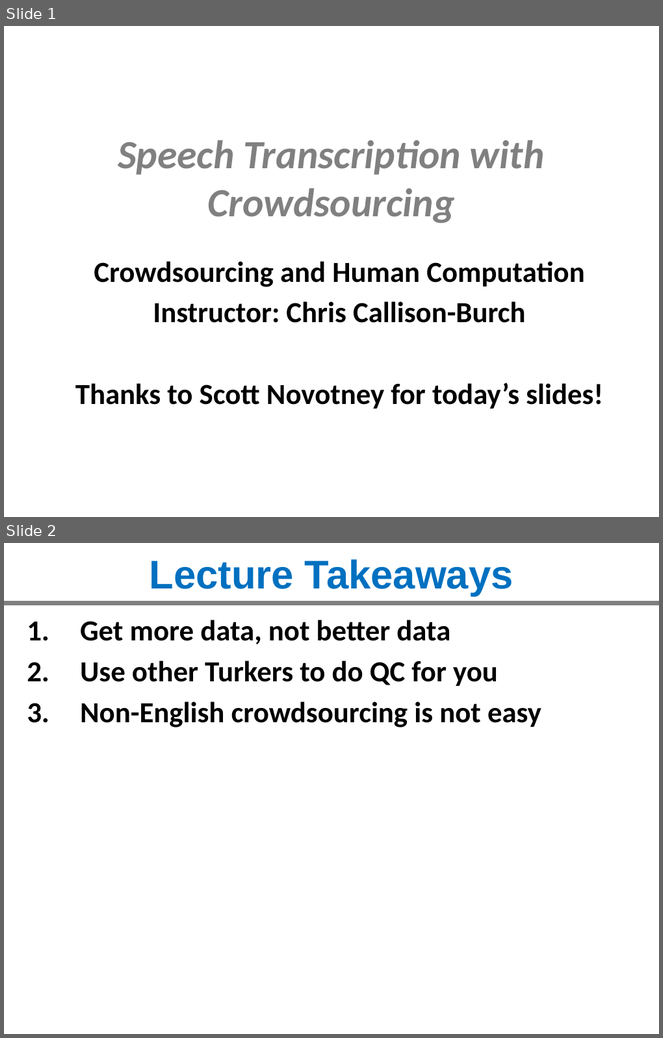
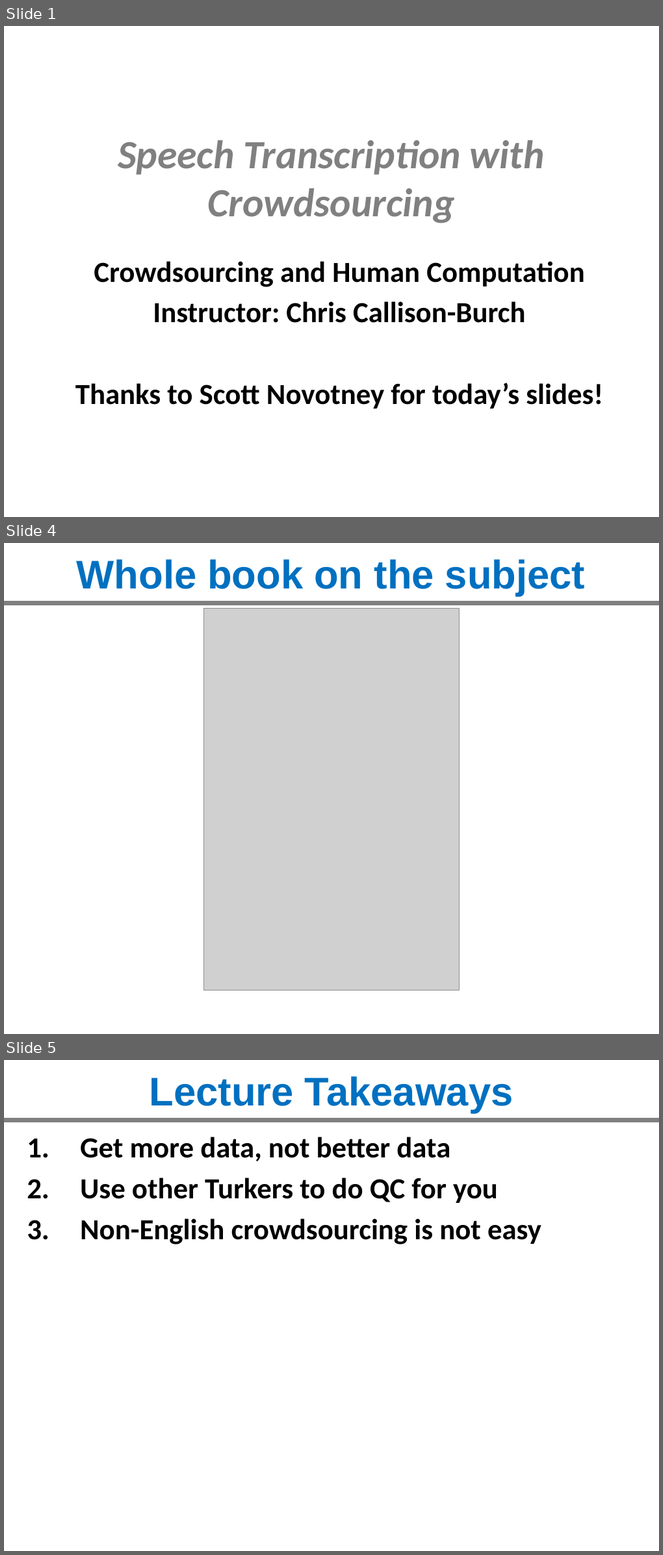
Before and after one commit to crowdsourcing-class/crowdsourcing-class.github.io, a slide deck: slides/crowdsourcing-speech-recognition.pptx. Shown one above the other, each under a label of ours: slides 1 and 2 before the commit, slides 1, 4 and 5 after it; the slides between them are not shown. The pictures are 663x1038 and 663x1555 pixels, drawn with LibreOffice and Linux fonts; fonts in the diff are those of the drawing; grey boxes stand for pictures. Boxes give left, top, right and bottom in pixels: in the first picture for what was removed or moved away, otherwise in the second. Text is boxed around its words. In the diff, an @@ line names an element or a change of style, - is before the commit and + after.

```diff
--- a/slides/crowdsourcing-speech-recognition.pptx
+++ b/slides/crowdsourcing-speech-recognition.pptx
@@ slide 4 added at [4, 543, 659, 1034], background #FFFFFF; not listed: 1 template element that a slide beside it also shows @@
@@ title added at [77, 559, 585, 596], 44 pt, text #0070C0, bold @@
+Whole book on the subject
@@ picture added at [204, 609, 460, 990] @@
@@ what was slide 2 is now slide 5 @@
```
Also in this commit, not shown: 1 slide changed, 2 other slides added, 4 other files.
